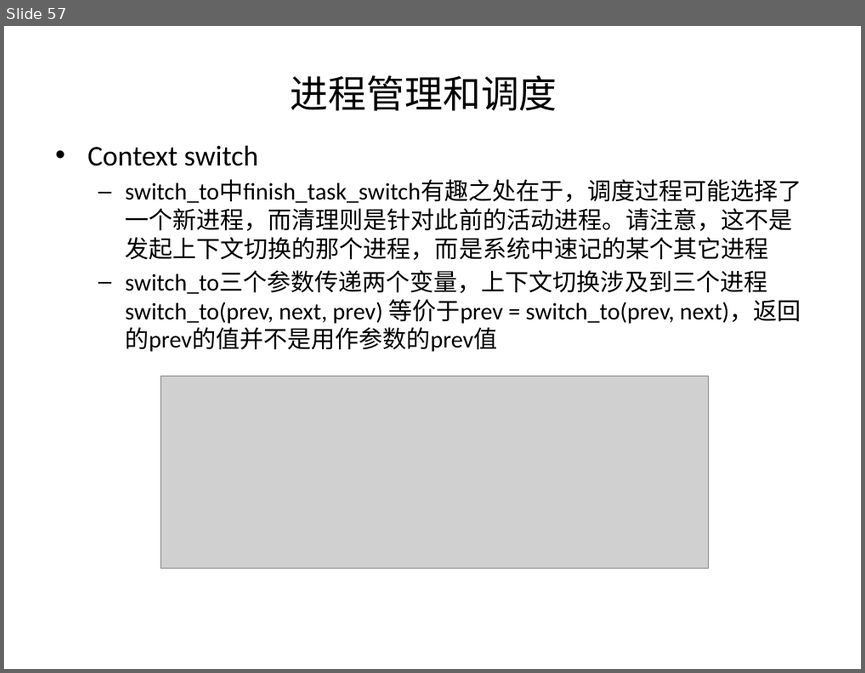
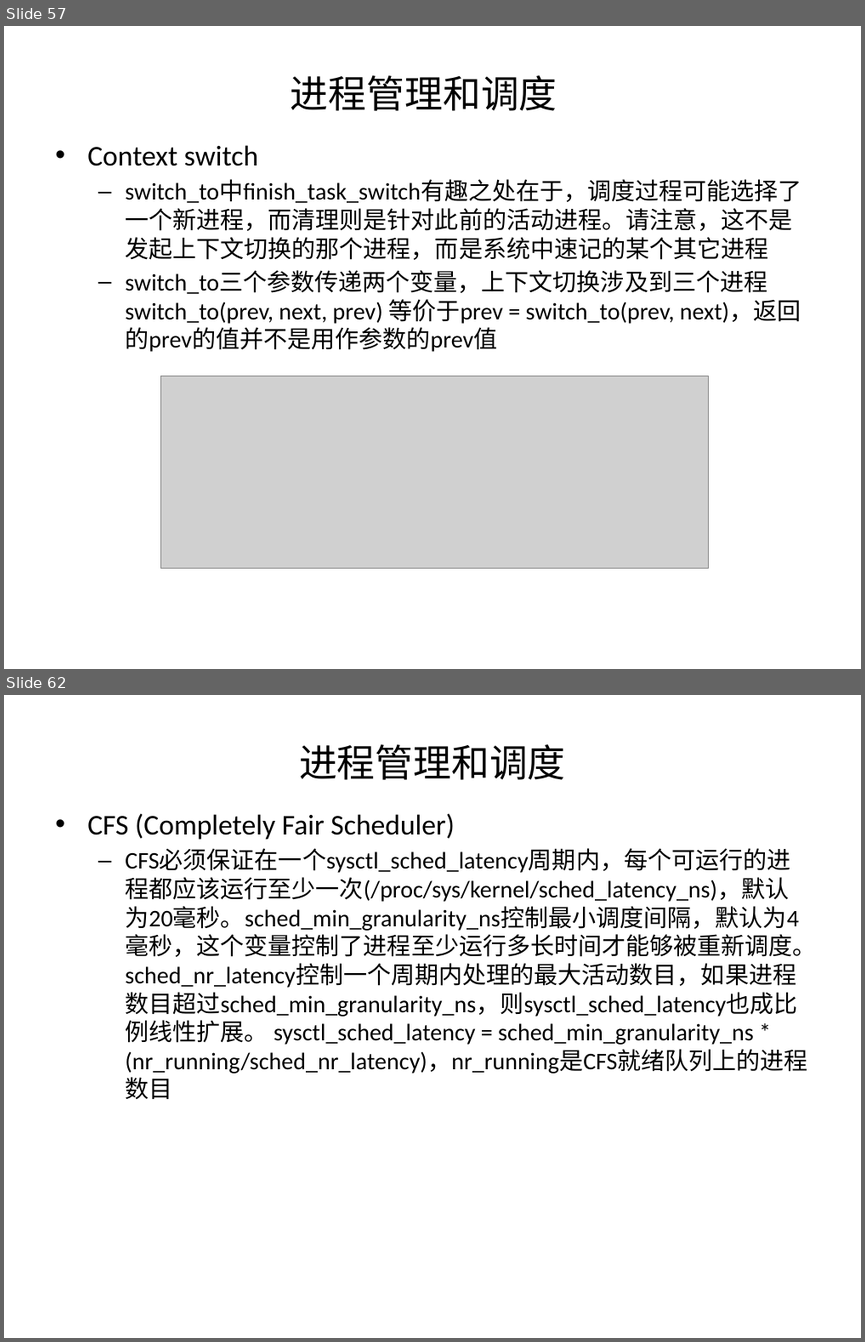
Before and after one commit to chenziliang/summary-of-the-books, a slide deck: PLKA.pptx. Shown one above the other, each under a label of ours: slide 57 before the commit, slides 57 and 62 after it; the slides between them are not shown. The pictures are 865x673 and 865x1342 pixels, drawn with LibreOffice and Linux fonts; fonts in the diff are those of the drawing; grey boxes stand for pictures. Boxes give left, top, right and bottom in pixels: in the first picture for what was removed or moved away, otherwise in the second. Text is boxed around its words. In the diff, an @@ line names an element or a change of style, - is before the commit and + after.

```diff
--- a/PLKA.pptx
+++ b/PLKA.pptx
@@ slide 62 added at [4,695,861,1338], background #FFFFFF @@
@@ title added at [299,744,566,780], 32 pt, text #000000 @@
+进程管理和调度
@@ text added at [87,813,817,1073], 20 pt, text #000000 @@
+  • CFS (Completely Fair Scheduler)
+  – CFS必须保证在一个sysctl_sched_latency周期内，每个可运行的进程都应该运行至少一次(/proc/sys/kernel/sched_latency_ns)，默认为20毫秒。sched_min_granularity_ns控制最小调度间隔，默认为4毫秒，这个变量控制了进程至少运行多长时间才能够被重新调度。sched_nr_latency控制一个周期内处理的最大活动数目，如果进程数目超过sched_min_granularity_ns，则sysctl_sched_latency也成比例线性扩展。 sysctl_sched_latency = sched_min_granularity_ns * (nr_running/sched_nr_latency)，nr_running是CFS就绪队列上的进程数目
```
Also in this commit, not shown: 3 slides changed, 12 other slides added.
